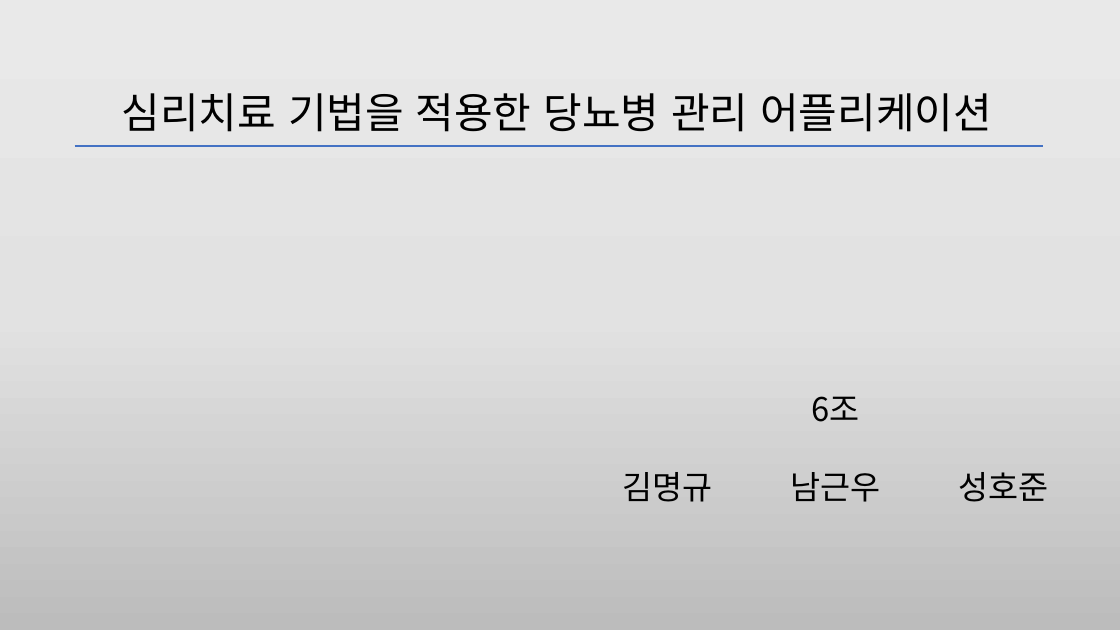
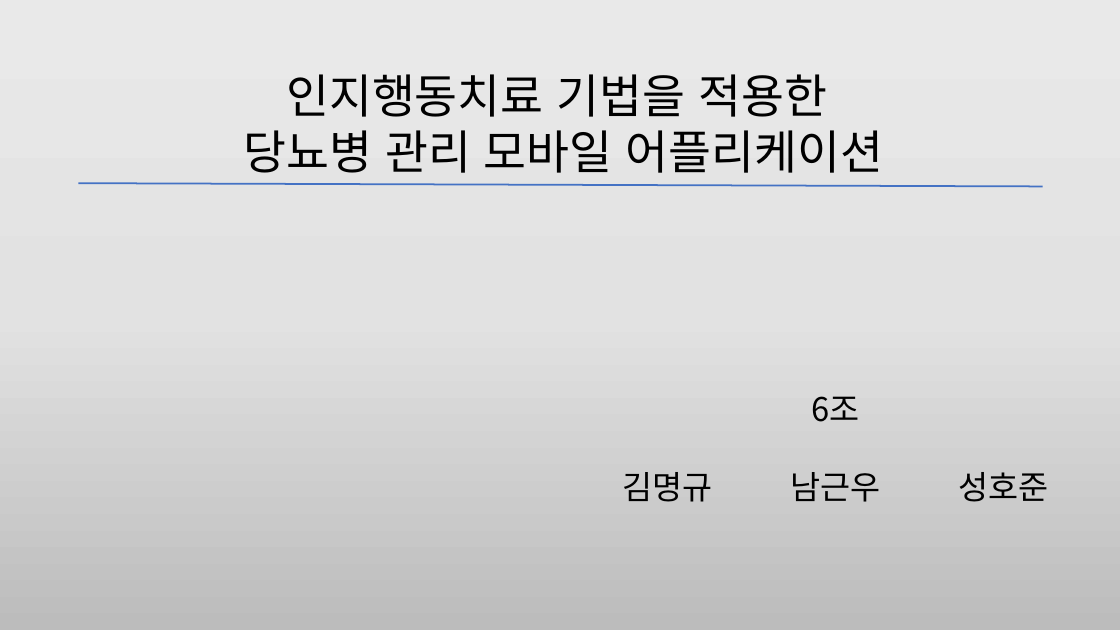
Before and after one commit to HJSUNG/capstone-design_2019, a slide deck: slide 1 of Documents/캡스톤_6조_1주차.pptx. Drawn at 1120x630 pixels with LibreOffice and Linux fonts; fonts in the diff are those of the drawing. Boxes give left, top, right and bottom in pixels: in the first picture for what was removed or moved away, otherwise in the second. Text is boxed around its words. In the diff, an @@ line names an element or a change of style, - is before the commit and + after.

```diff
--- a/Documents/캡스톤_6조_1주차.pptx
+++ b/Documents/캡스톤_6조_1주차.pptx
@@ text at (243,74,883,173): text changed; size 36 to 40 pt @@
-심리치료 기법을 적용한 당뇨병 관리 어플리케이션
+인지행동치료 기법을 적용한
+당뇨병 관리 모바일 어플리케이션
@@ line moved from (75, 145) - (1043, 145) to (78, 183) - (1043, 187) @@
```
Also in this commit, not shown: 2 other slides changed, 2 slides added, 3 slides removed.
